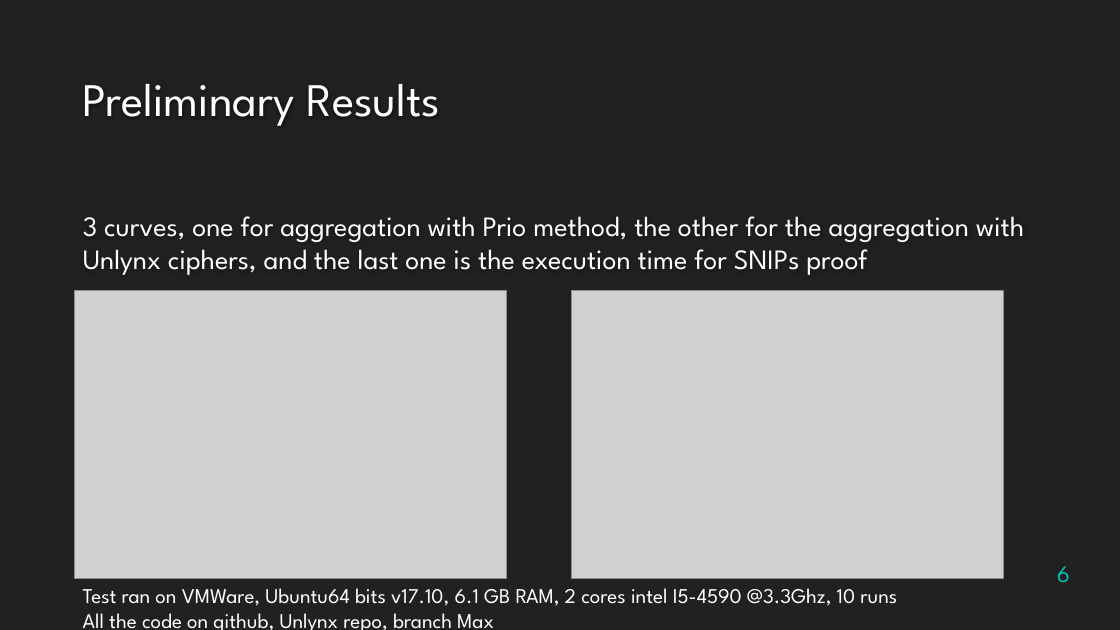
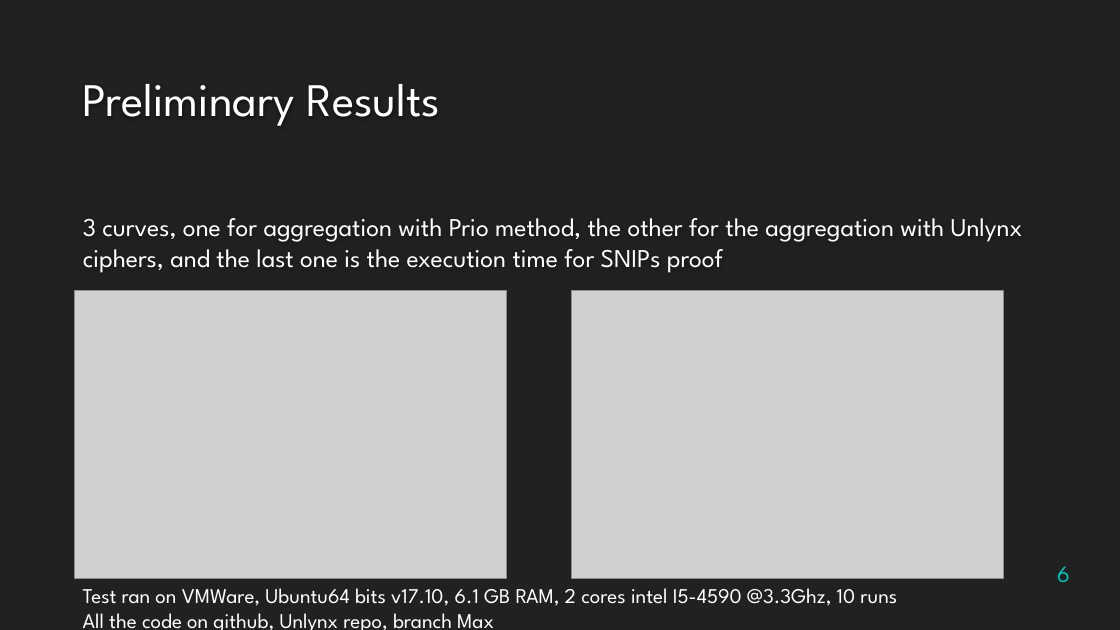
Before and after one commit to maxpr/MasterProjectDocuments, a slide deck: slide 6 of doc/Présentation.pptx. Drawn at 1120x630 pixels with LibreOffice and Linux fonts; fonts in the diff are those of the drawing; grey boxes stand for pictures; background and template pictures are left out. Boxes give left, top, right and bottom in pixels: in the first picture for what was removed or moved away, otherwise in the second. Text is boxed around its words. In the diff, an @@ line names an element or a change of style, - is before the commit and + after.

```diff
--- a/doc/Présentation.pptx
+++ b/doc/Présentation.pptx
@@ text "3 curves, one for aggregation ..." at box(83, 218, 1023, 273): size 24 to 22 pt @@
```
Also in this commit, not shown: 6 other slides changed.
